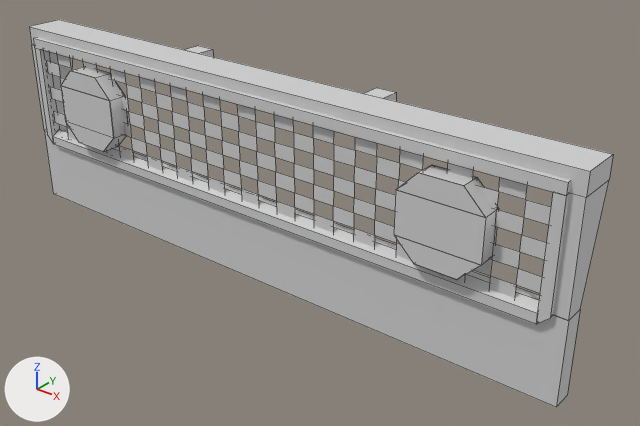
Renders of the OBJ model mccore/src/main/resources/assets/ivv/objmodels/parts/sporttrack_fasciafront.obj from each side of a commit.
One viewpoint serves both versions: a camera (50 mm lens) standing at (1.639, -1.782, 0.963) and looking at (0.154, 0.074, -0.187). Lighting does not change. The marker at lower left points along +X, +Y and +Z. Mesh edges are drawn as thin lines. Where no turn or scale is listed for an object, it has been applied to the vertices.

Script lines for the objects in view, before the commit:
```python
me_fascia_front = bpy.data.meshes.new('$Fascia_Front')
me_fascia_front.from_pydata(...)  # 56 vertices, 48 faces; spans x -1.0..1.0, y -0.06..0.13, z -0.41..0.22
me_fascia_front.materials.append(mat_m_5f4ee3e5_16cd_b7dc_6745_3440c3e00367)  # its picture is missing
me_foglight = bpy.data.meshes.new('&Foglight')
me_foglight.from_pydata(...)  # 24 vertices, 6 faces; spans x -0.8..0.79, y -0.11, z -0.13..0.12
me_foglight.materials.append(mat_m_5f4ee3e5_16cd_b7dc_6745_3440c3e00367)  # its picture is missing
me_foglightcase = bpy.data.meshes.new('$FoglightCase')
me_foglightcase.from_pydata(...)  # 48 vertices, 46 faces; spans x -0.8..0.79, y -0.11..0.02, z -0.13..0.12
me_foglightcase.materials.append(mat_m_5f4ee3e5_16cd_b7dc_6745_3440c3e00367)  # its picture is missing
me_grille = bpy.data.meshes.new('$Grille')
me_grille.from_pydata(...)  # 246 vertices, 118 faces; spans x -0.96..0.96, y -0.08..-0.05, z -0.19..0.19
me_grille.materials.append(mat_m_5f4ee3e5_16cd_b7dc_6745_3440c3e00367)  # its picture is missing
ob_fascia_front = bpy.data.objects.new('$Fascia_Front', me_fascia_front)
ob_fascia_front.location = (0.0, 0.0, 0.0)
ob_foglight = bpy.data.objects.new('&Foglight', me_foglight)
ob_foglight.location = (0.0, 0.0, 0.0)
ob_foglightcase = bpy.data.objects.new('$FoglightCase', me_foglightcase)
ob_foglightcase.location = (0.0, 0.0, 0.0)
ob_grille = bpy.data.objects.new('$Grille', me_grille)
ob_grille.location = (0.0, 0.0, 0.0)
```
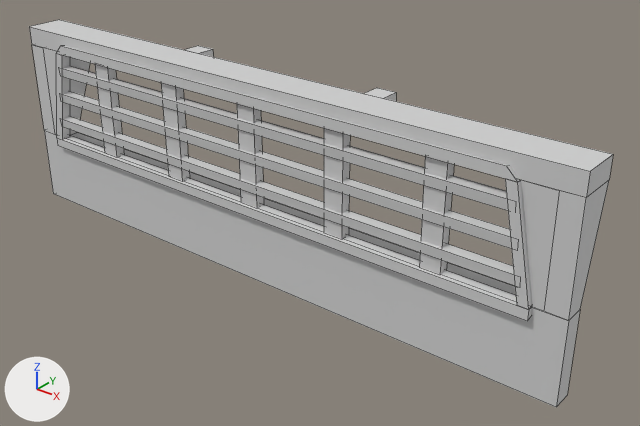
Location of each change, (x1, y1, x2, y2) in pixels of the pictures (640 x 426 px):
'$Grille_Default', added
    after: (43, 46, 559, 321)
'$Grille', deleted
    before: (34, 37, 571, 324)
'&Foglight', deleted
    before: (61, 71, 486, 280)
'$FoglightCase', deleted
    before: (71, 67, 499, 265)

Edits to the bpy script that builds the scene:
```text
Add me_grille_default:
    me_grille_default.from_pydata(...)  # 108 vertices, 82 faces; spans x -0.94..0.94, y -0.08..0.06, z -0.19..0.19
    me_grille_default.materials.append(mat_m_5f4ee3e5_16cd_b7dc_6745_3440c3e00367)  # its picture is missing
Remove ob_foglightcase:
    ob_foglightcase = bpy.data.objects.new('$FoglightCase', me_foglightcase)
    ob_foglightcase.location = (0.0, 0.0, 0.0)
Remove ob_grille:
    ob_grille = bpy.data.objects.new('$Grille', me_grille)
    ob_grille.location = (0.0, 0.0, 0.0)
Remove ob_foglight:
    ob_foglight = bpy.data.objects.new('&Foglight', me_foglight)
    ob_foglight.location = (0.0, 0.0, 0.0)
Add ob_grille_default:
    ob_grille_default = bpy.data.objects.new('$Grille_Default', me_grille_default)
    ob_grille_default.location = (0.0, 0.0, 0.0)
```
